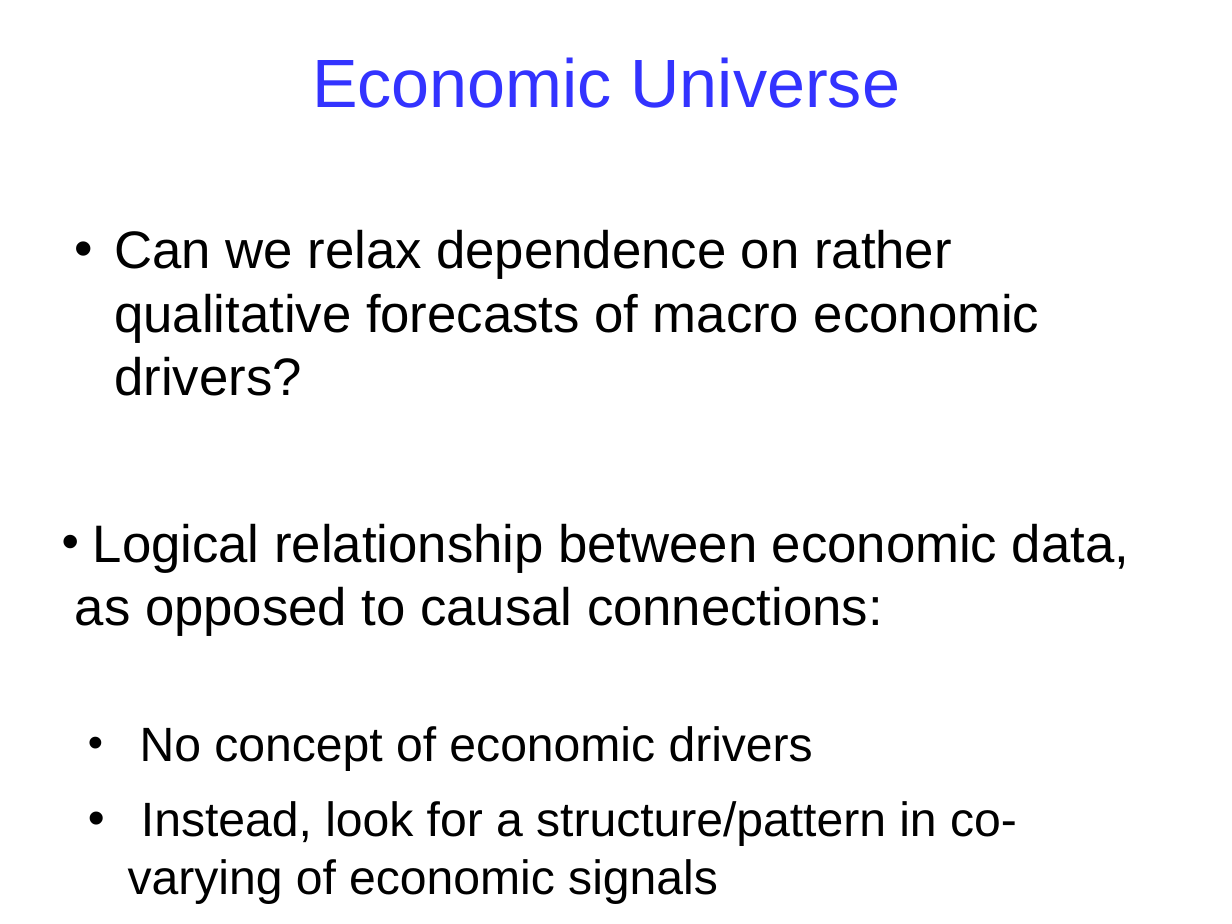
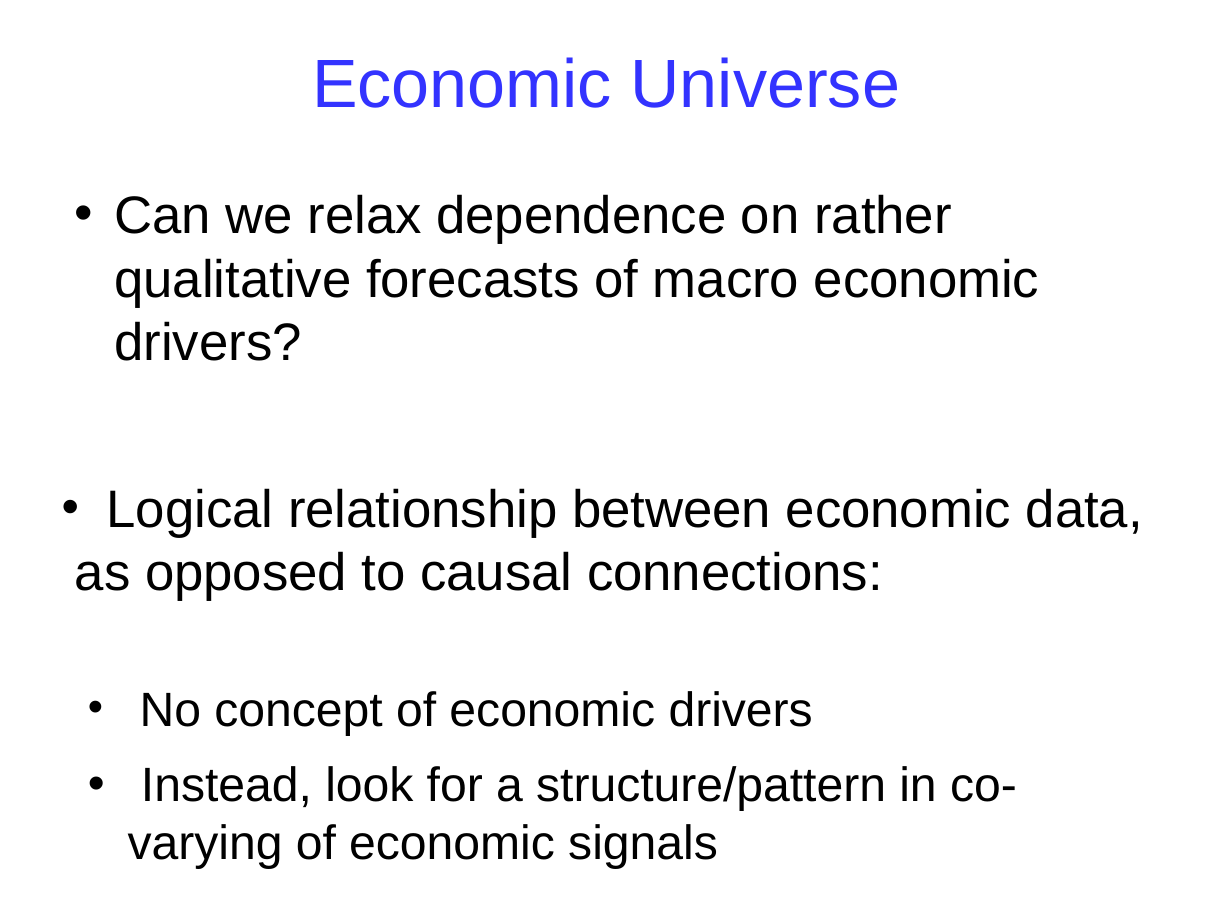
Before and after one commit to babakopti/opti-trade, a slide deck: slide 4 of presentations/presentation-Jan-2020.odp. Drawn at 1232x924 pixels with LibreOffice and Linux fonts; fonts in the diff are those of the drawing. Boxes give left, top, right and bottom in pixels: in the first picture for what was removed or moved away, otherwise in the second. Text is boxed around its words. In the diff, an @@ line names an element or a change of style, - is before the commit and + after.

```diff
--- a/presentations/presentation-Jan-2020.odp
+++ b/presentations/presentation-Jan-2020.odp
@@ text "Can we relax dependence on ..." rewrapped from (75,229,1129,904) to (75,194,1143,860) @@
```
Also in this commit, not shown: 4 other slides changed, 4 slides added.
